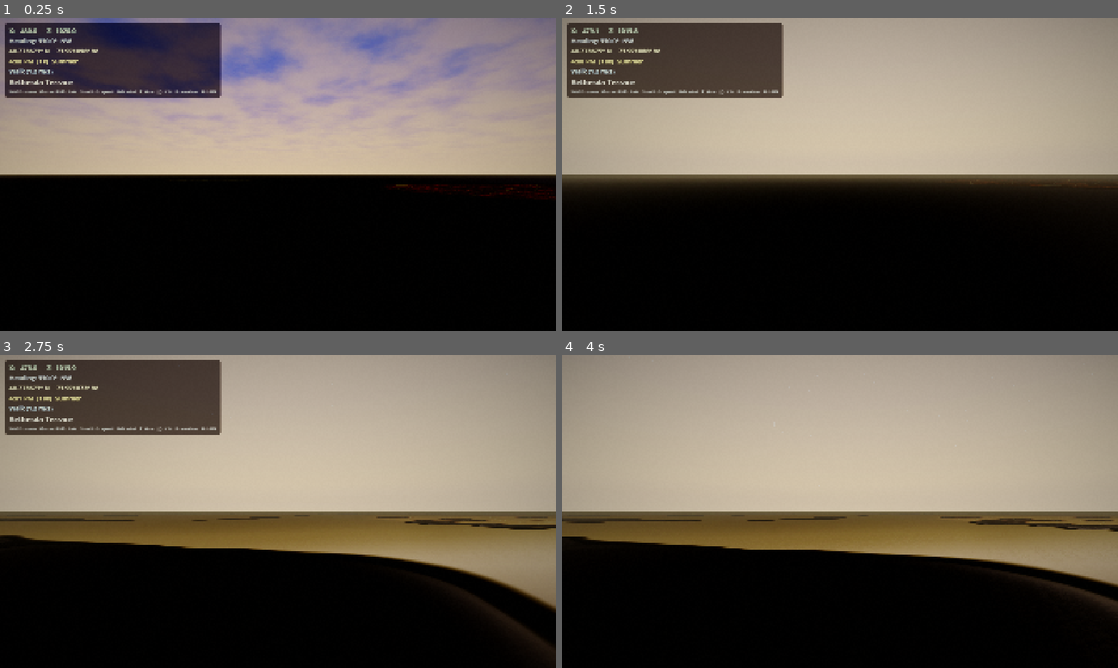
Above: before the commit, frames 1-4 (two rows, left to right).
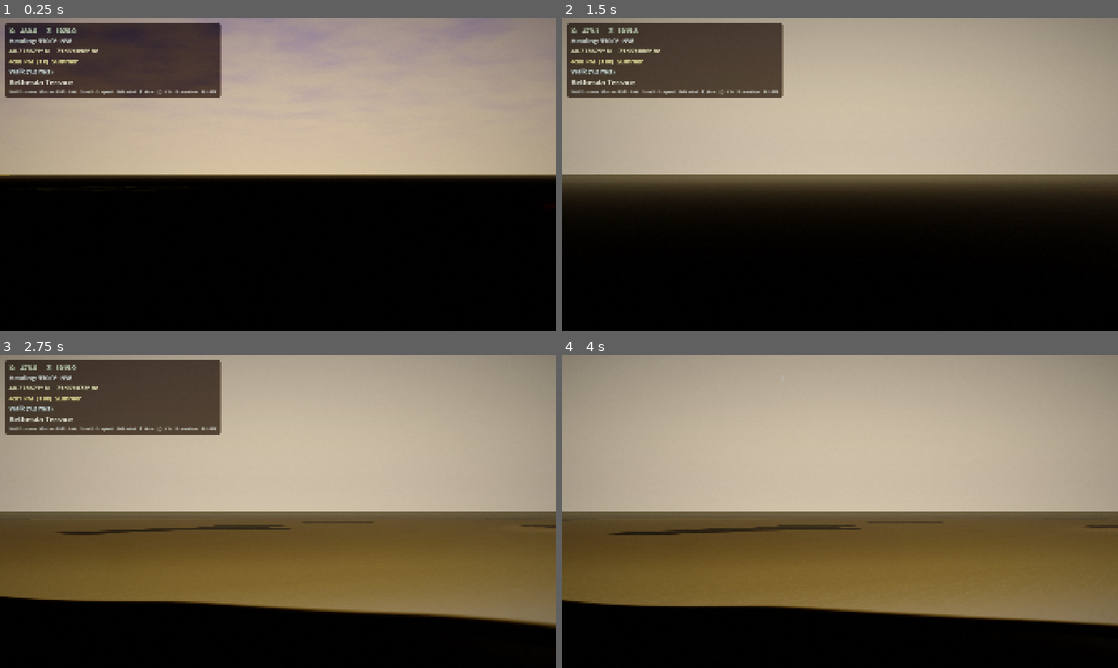
Above: after the commit, the same moments.

Repository: Central-Park-Walk/central-park-walk
Game: Godot game, scene res://main.tscn
The game is run twice, just before and just after one commit, with the same random seed, the same clock (stepped at 60 frames per second) and the same inputs.
Inputs (mouse positions are in pixels of both pictures, inside the frame that each line leads up to):
- Up to frame 1 (0.25 s): no input
- Up to frame 2 (1.5 s): tap Enter at 0.5 s; move the mouse to (962, 158) at 0.52 s; hold D 0.53-1.28 s; tap T at 0.6 s; click (962, 158) at 0.67 s; tap Space at 1.25 s; move the mouse to (728, 190) at 1.27 s; hold S from 1.28 s (still down); tap P at 1.35 s
- Up to frame 3 (2.75 s): move the mouse to (333, 442) at 2.02 s; release S at 2.03 s; hold D from 2.03 s (still down); tap G at 2.1 s
- Up to frame 4 (4 s): move the mouse to (812, 574) at 2.77 s; release D at 2.78 s; hold W 2.78-3.53 s; tap H at 2.85 s; click (812, 574) at 2.92 s; move the mouse to (1006, 558) at 3.52 s; hold A from 3.53 s (still down); tap 9 at 3.6 s

The runs differ from the first frame. In frame 1, 10% of the frame differs, in the area x 0-100%, y 0-58%; in frame 2, 4.6%; in frame 3, 26%; in frame 4, 27%, in the area x 0-100%, y 51-87%.

Commit message:
Test 70mm FOV (29°) — telephoto perspective
Experimenting with narrow FOV for tree scale perception.
Likely landing at 35mm (54°) after testing.

Co-Authored-By: Claude Opus 4.6 (1M context) <noreply@anthropic.com>

Diff:
--- a/player.gd
+++ b/player.gd
@@ -40,7 +40,7 @@
 	var cam := Camera3D.new()
 	cam.name    = "Camera"
 	cam.current = true
-	cam.fov     = 65.0  # cinematic walking sim FOV — intimate, trees feel large
+	cam.fov     = 29.0  # 70mm equivalent — telephoto, everything feels massive
 	var cam_attr := CameraAttributesPractical.new()
 	cam_attr.dof_blur_far_enabled    = false
 	cam_attr.dof_blur_near_enabled   = false
